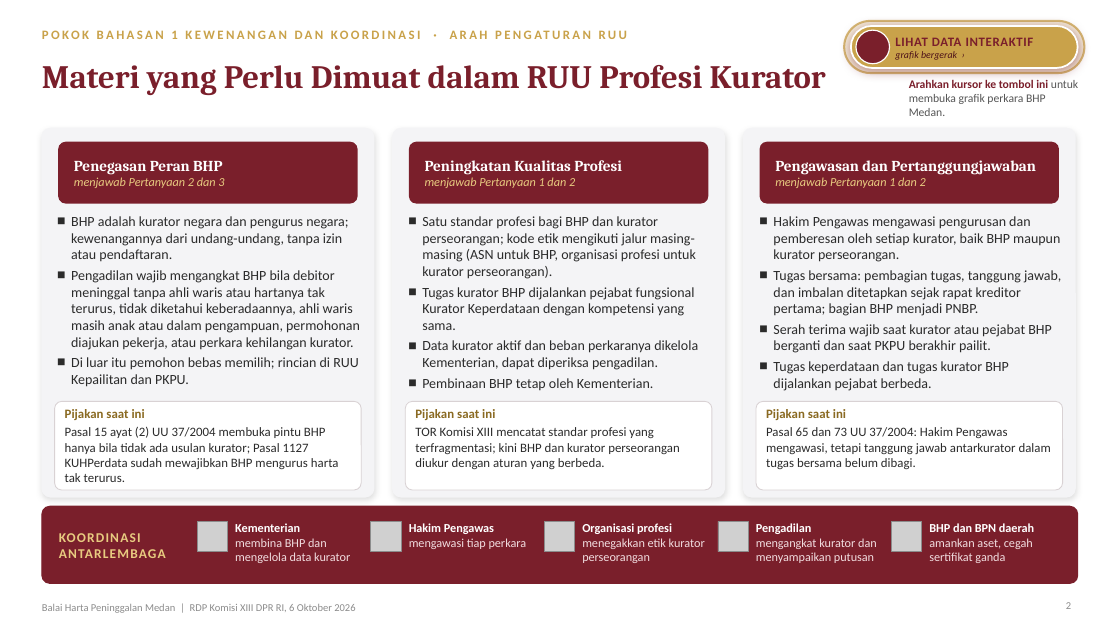
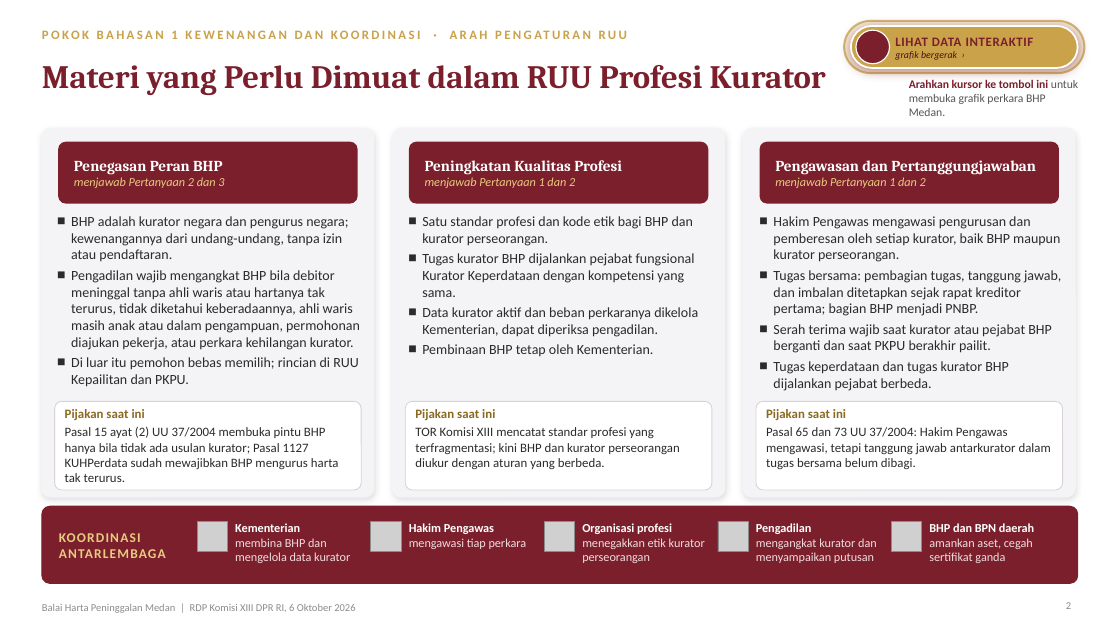
Before and after one commit to artheralawfirm-cloud/SAPAWALI, a slide deck: slide 2 of presentasi/klaster1/BHP Medan - Klaster 1 Tumpang Tindih Kewenangan - Paparan.pptx. Drawn at 1120x630 pixels with LibreOffice and Linux fonts; fonts in the diff are those of the drawing; grey boxes stand for pictures; background and template pictures are left out. Boxes give left, top, right and bottom in pixels: in the first picture for what was removed or moved away, otherwise in the second. Text is boxed around its words. In the diff, an @@ line names an element or a change of style, - is before the commit and + after.

```diff
--- a/presentasi/klaster1/BHP Medan - Klaster 1 Tumpang Tindih Kewenangan - Paparan.pptx
+++ b/presentasi/klaster1/BHP Medan - Klaster 1 Tumpang Tindih Kewenangan - Paparan.pptx
@@ text at [422, 216, 693, 246]: text changed @@
-■ Satu standar profesi bagi BHP dan kurator perseorangan; kode etik mengikuti jalur masing-masing (ASN untuk BHP, organisasi profesi untuk kurator perseorangan).
+■ Satu standar profesi dan kode etik bagi BHP dan kurator perseorangan.
```
Also in this commit, not shown: 1 other slide changed, 4 other files.
